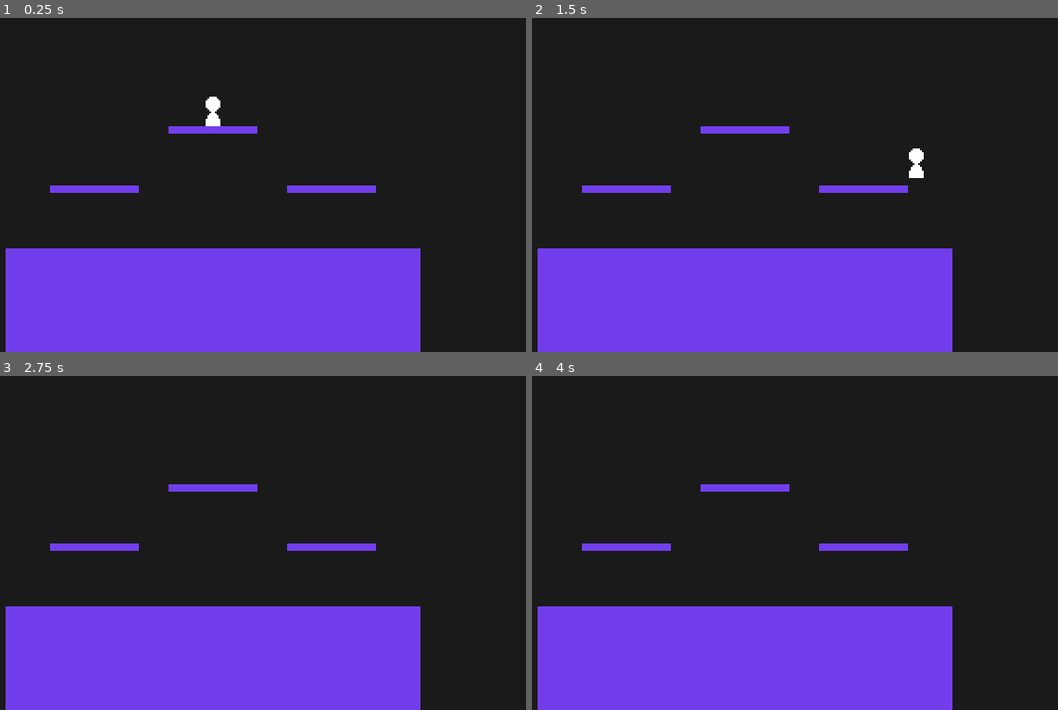
Above: before the commit, frames 1-4 (two rows, left to right).
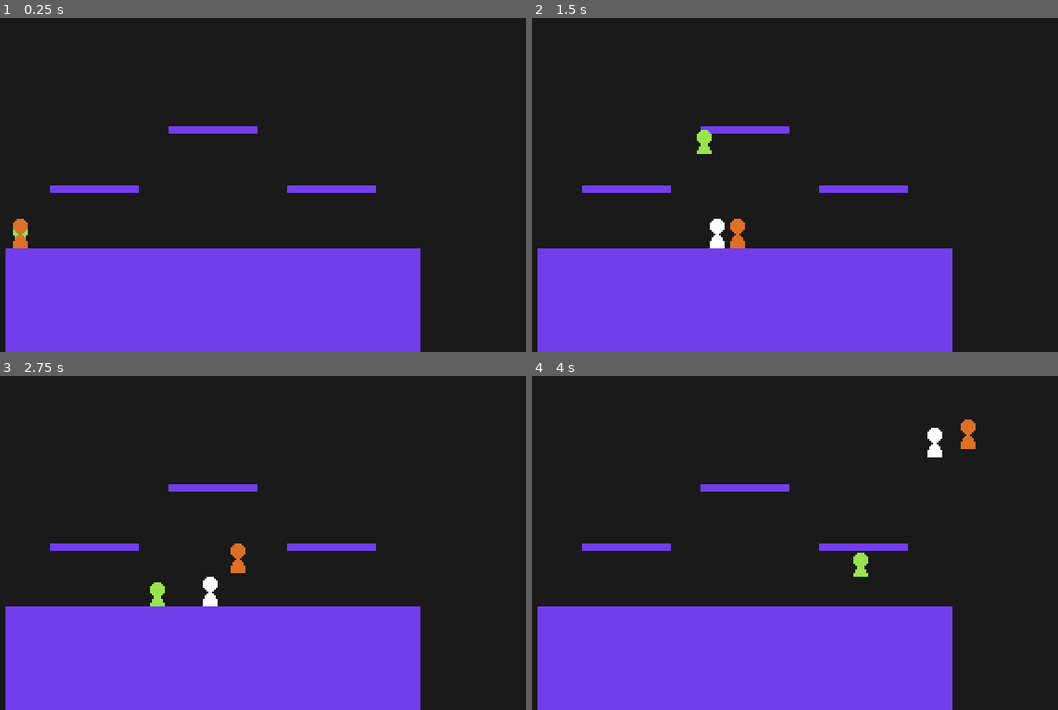
Above: after the commit, the same moments.

Repository: youssefevan/platform-fighter
Game: Godot game, scene res://World.tscn
The game is run twice, just before and just after one commit, with the same random seed, the same clock (stepped at 60 frames per second) and the same inputs.
Inputs:
- Up to frame 1 (0.25 s): no input
- Up to frame 2 (1.5 s): tap Enter at 0.5 s; hold Right (right) from 0.53 s (still down); tap Z (jump) at 0.6, 0.77, 1.07, 1.35 s
- Up to frame 3 (2.75 s): tap Z (jump) at 1.52, 1.82, 2.1 s; release Right (right) at 2.03 s; hold Left (left) from 2.03 s (still down)
- Up to frame 4 (4 s): release Left (left) at 2.78 s; hold Right (right) from 2.78 s (still down); tap Z (jump) at 2.85, 3.02, 3.32, 3.6, 3.77 s

The runs differ from the first frame. In frame 1, 0.4% of the frame differs, in the area x 2-42%, y 23-69%; in frame 2, 0.8%, in the area x 31-75%, y 33-69%; in frame 3, 0.6%; in frame 4, 0.6%.

Commit message:
Added two characters
- no attacks

Diff:
--- a/PlatformFighter/Scenes/CharacterBase.tscn
+++ b/PlatformFighter/Scenes/CharacterBase.tscn
@@ -37,8 +37,8 @@
 fastfall_gravity = 4.0
 fullhop_height = 275.0
 shorthop_height = 200.0
-air_jump_height = 200.0
-run_speed = 130.0
+air_jump_height = 235.0
+run_speed = 115.0
 ground_acceleration = 2000.0
 ground_friction = 10.0
 air_friction = 1.25
--- /dev/null
+++ b/PlatformFighter/Scenes/Characters/Red.tscn
@@ -0,0 +1,17 @@
+[gd_scene load_steps=3 format=2]
+
+[ext_resource path="res://Scenes/CharacterBase.tscn" type="PackedScene" id=1]
+[ext_resource path="res://Sprites/Characters/red.png" type="Texture" id=2]
+
+[node name="Red" instance=ExtResource( 1 )]
+gravity = 850.0
+fall_speed = 350.0
+fastfall_speed = 570.0
+fullhop_height = 250.0
+shorthop_height = 215.0
+ground_acceleration = 2200.0
+air_speed = 100.0
+jumpsquat_frames = 3
+
+[node name="Sprite" parent="." index="1"]
+texture = ExtResource( 2 )
--- /dev/null
+++ b/PlatformFighter/Scenes/Characters/Timber.tscn
@@ -0,0 +1,35 @@
+[gd_scene load_steps=5 format=2]
+
+[ext_resource path="res://Scenes/CharacterBase.tscn" type="PackedScene" id=1]
+[ext_resource path="res://Sprites/Characters/timber.png" type="Texture" id=2]
+
+[sub_resource type="RectangleShape2D" id=1]
+extents = Vector2( 4, 6.5 )
+
+[sub_resource type="CapsuleShape2D" id=2]
+radius = 4.0
+height = 6.0
+
+[node name="Timber" instance=ExtResource( 1 )]
+fall_speed = 300.0
+fastfall_speed = 400.0
+fullhop_height = 250.0
+shorthop_height = 175.0
+air_jump_height = 200.0
+run_speed = 100.0
+ground_acceleration = 1750.0
+ground_friction = 14.0
+air_acceleration = 500.0
+air_speed = 80.0
+
+[node name="ECB" parent="." index="0"]
+position = Vector2( 0, -6.5 )
+shape = SubResource( 1 )
+
+[node name="Sprite" parent="." index="1"]
+position = Vector2( 0, -16 )
+texture = ExtResource( 2 )
+
+[node name="Bounds" parent="Hurtbox" index="0"]
+position = Vector2( 0, -7 )
+shape = SubResource( 2 )
--- a/PlatformFighter/World.tscn
+++ b/PlatformFighter/World.tscn
@@ -1,8 +1,10 @@
-[gd_scene load_steps=6 format=2]
+[gd_scene load_steps=8 format=2]
 
 [ext_resource path="res://Sprites/tile.png" type="Texture" id=1]
 [ext_resource path="res://Scenes/Platform.tscn" type="PackedScene" id=2]
 [ext_resource path="res://Scenes/CharacterBase.tscn" type="PackedScene" id=3]
+[ext_resource path="res://Scenes/Characters/Timber.tscn" type="PackedScene" id=4]
+[ext_resource path="res://Scenes/Characters/Red.tscn" type="PackedScene" id=5]
 
 [sub_resource type="ConvexPolygonShape2D" id=2]
 points = PoolVector2Array( 0, 0, 16, 0, 16, 16, 0, 16 )
@@ -48,4 +50,11 @@
 position = Vector2( 256, 128 )
 
 [node name="CharacterBase" parent="." instance=ExtResource( 3 )]
-position = Vector2( 192, 64 )
+position = Vector2( 88, 144 )
+
+[node name="Timber" parent="." instance=ExtResource( 4 )]
+position = Vector2( 88, 152 )
+
+[node name="Red" parent="." instance=ExtResource( 5 )]
+position = Vector2( 88, 144 )
+run_speed = 130.0
Renamed: PlatformFighter/Sprites/Characters/falco.png -> PlatformFighter/Sprites/Characters/Old/falco.png
Not shown, changed: PlatformFighter/Sprites/Characters/Old/falco.png.import
Renamed: PlatformFighter/Sprites/Characters/fox.png -> PlatformFighter/Sprites/Characters/Old/fox.png
Not shown, added: PlatformFighter/Sprites/Characters/Old/fox.png.import
Renamed: PlatformFighter/Sprites/Characters/kirby.png -> PlatformFighter/Sprites/Characters/Old/kirby.png
Not shown, added: PlatformFighter/Sprites/Characters/Old/kirby.png.import
Renamed: PlatformFighter/Sprites/Characters/mario.png -> PlatformFighter/Sprites/Characters/Old/mario.png
Not shown, changed: PlatformFighter/Sprites/Characters/Old/mario.png.import
Binary file added: PlatformFighter/Sprites/Characters/red.png
Not shown, changed: PlatformFighter/Sprites/Characters/red.png.import
Binary file added: PlatformFighter/Sprites/Characters/timber.png
Not shown, changed: PlatformFighter/Sprites/Characters/timber.png.import
